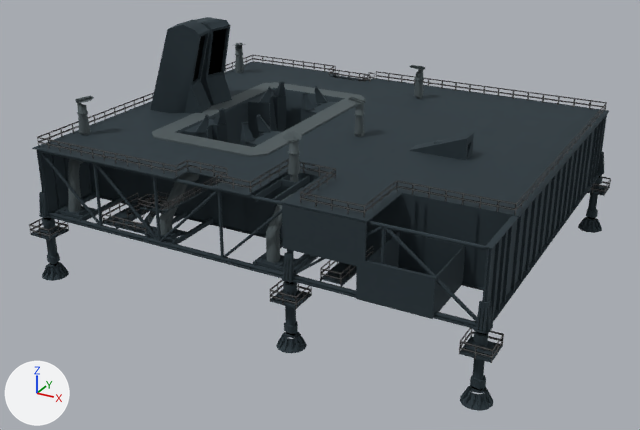
The glTF model site/models/pad.glb: old version first, new version second.
Rendered twice from a 50 mm camera at (1.043, -1.637, 0.897) aimed at (0.182, -0.071, 0.114). Every picture has the same lights, and +X, +Y and +Z are marked at lower left. The picture after the commit comes second. Where no turn or scale is listed for an object, it has been applied to the vertices. Vertices at exactly the same position are counted once.

Script lines for the objects in view, before the commit:
```python
mat_mobilelauncher_mat = principled_material('mobilelauncher_mat')
mat_mobilelauncher_mat.texture = img_mobilelauncher_d
mat_mobilelauncher_mat.metallic = 1.0
mat_mobilelauncher_mat.roughness = 0.859
mat_mobilelauncher_railings_mat = principled_material('mobilelauncher_railings_mat')
mat_mobilelauncher_railings_mat.texture = img_mobilelauncher_railings_d_o  # with its transparency
mat_mobilelauncher_railings_mat.metallic = 1.0
mat_mobilelauncher_railings_mat.roughness = 0.859
me_mesh = bpy.data.meshes.new('Mesh')
me_mesh.from_pydata(...)  # 4893 vertices, 6792 faces; spans x -0.51..0.51, y -0.434..0.434, z -0.248..0.248
# faces by material slot: [6483, 309]
me_mesh.materials.append(mat_mobilelauncher_mat)  # picture img_mobilelauncher_d
me_mesh.materials.append(mat_mobilelauncher_railings_mat)  # picture img_mobilelauncher_railings_d_o
ob_mesh = bpy.data.objects.new('Mesh', me_mesh)
ob_mesh.location = (0.189, 0.0, 0.248)
```
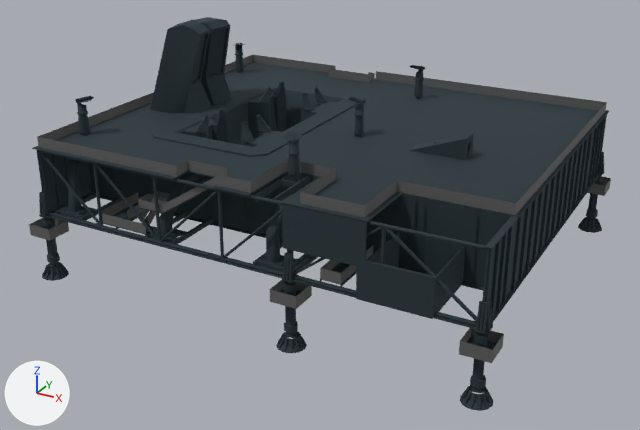
Location of each change, (x1, y1, x2, y2) in pixels of the pictures (640 x 430 px; the box of a moved part takes in the faces that stretch with it):
'Mesh', surface changed, reshaped
    both: (29, 17, 611, 411)
part 1 of me_mesh, moved or reshaped
    before: (31, 55, 609, 331)
    after: (32, 55, 609, 331)
part 2 of me_mesh, moved or reshaped
    before: (460, 331, 500, 385)
    after: (470, 331, 488, 385)

The change, as a diff of the scene's bpy script:
```diff
--- a/site/models/pad.glb.py
+++ b/site/models/pad.glb.py
@@ mat_mobilelauncher_mat @@
 mat_mobilelauncher_mat = principled_material('mobilelauncher_mat')
-mat_mobilelauncher_mat.texture = img_mobilelauncher_d
+mat_mobilelauncher_mat.base_color = (0.0704, 0.0976, 0.114)  # greyish blue #4b585f
 mat_mobilelauncher_mat.metallic = 1.0
@@ mat_mobilelauncher_railings_mat @@
 mat_mobilelauncher_railings_mat = principled_material('mobilelauncher_railings_mat')
-mat_mobilelauncher_railings_mat.texture = img_mobilelauncher_railings_d_o  # with its transparency
+mat_mobilelauncher_railings_mat.base_color = (0.231, 0.231, 0.231)  # grey #848484
 mat_mobilelauncher_railings_mat.metallic = 1.0
@@ me_mesh @@
 me_mesh.from_pydata(...)  # 4893 vertices, 6792 faces; spans x -0.51..0.51, y -0.434..0.434, z -0.248..0.248
 # used by ob_mesh; location = (0.189, 0.0, 0.248)
-me_mesh.vertices[269].co = (0.509, -0.432, -0.149)  # pixel (491, 362)
-me_mesh.vertices[270].co = (0.454, -0.432, -0.149)  # pixel (459, 353)
-me_mesh.vertices[375].co = (0.472, -0.41, -0.201)  # pixel (472, 377)
-me_mesh.vertices[376].co = (0.469, -0.412, -0.201)  # pixel (470, 377)
-me_mesh.vertices[378].co = (0.469, -0.398, -0.201)  # pixel (473, 373)
-me_mesh.vertices[379].co = (0.486, -0.396, -0.201)  # pixel (483, 375)
-me_mesh.vertices[406].co = (0.493, -0.412, -0.13)  # pixel (487, 344)
-me_mesh.vertices[407].co = (0.488, -0.417, -0.13)  # pixel (483, 345)
-me_mesh.vertices[408].co = (0.469, -0.412, -0.13)  # pixel (473, 340)
-me_mesh.vertices[409].co = (0.469, -0.398, -0.13)
-me_mesh.vertices[421].co = (0.488, -0.393, -0.115)  # pixel (488, 330)
-me_mesh.vertices[422].co = (0.488, -0.417, -0.115)  # pixel (483, 337)
-me_mesh.vertices[423].co = (0.473, -0.41, -0.115)  # pixel (476, 332)
-me_mesh.vertices[424].co = (0.469, -0.412, -0.115)  # pixel (474, 332)
-me_mesh.vertices[425].co = (0.469, -0.398, -0.115)
-me_mesh.vertices[426].co = (0.473, -0.4, -0.115)
+# me_mesh part 1: 131 of 4893 vertices moved; they spanned x -0.509..0.509, y -0.432..0.417, z -0.217..0.094 and now span x -0.509..0.509, y -0.432..0.417, z -0.217..0.094; mean shift (0.0, 0.0, 0.0); largest move (-0.114, 0.416, 0.046) -> (-0.487, -0.416, 0.046)
+# me_mesh part 2
+me_mesh.vertices[269].co = (0.454, -0.432, -0.149)  # pixel (459, 353)
+me_mesh.vertices[270].co = (0.509, -0.432, -0.149)  # pixel (491, 362)
+me_mesh.vertices[375].co = (0.486, -0.396, -0.201)  # pixel (483, 375)
+me_mesh.vertices[376].co = (0.469, -0.398, -0.201)  # pixel (473, 373)
+me_mesh.vertices[378].co = (0.469, -0.412, -0.201)  # pixel (470, 377)
+me_mesh.vertices[379].co = (0.472, -0.41, -0.201)  # pixel (472, 377)
+me_mesh.vertices[406].co = (0.469, -0.398, -0.13)
+me_mesh.vertices[407].co = (0.493, -0.412, -0.13)  # pixel (487, 344)
+me_mesh.vertices[408].co = (0.488, -0.417, -0.13)  # pixel (483, 345)
+me_mesh.vertices[409].co = (0.469, -0.412, -0.13)  # pixel (473, 340)
+me_mesh.vertices[421].co = (0.488, -0.417, -0.115)  # pixel (483, 337)
+me_mesh.vertices[422].co = (0.488, -0.393, -0.115)  # pixel (488, 330)
+me_mesh.vertices[423].co = (0.473, -0.4, -0.115)
+me_mesh.vertices[424].co = (0.469, -0.398, -0.115)
+me_mesh.vertices[425].co = (0.473, -0.41, -0.115)  # pixel (476, 332)
+me_mesh.vertices[426].co = (0.469, -0.412, -0.115)  # pixel (474, 332)
 me_mesh.materials.append(mat_mobilelauncher_mat)
```
